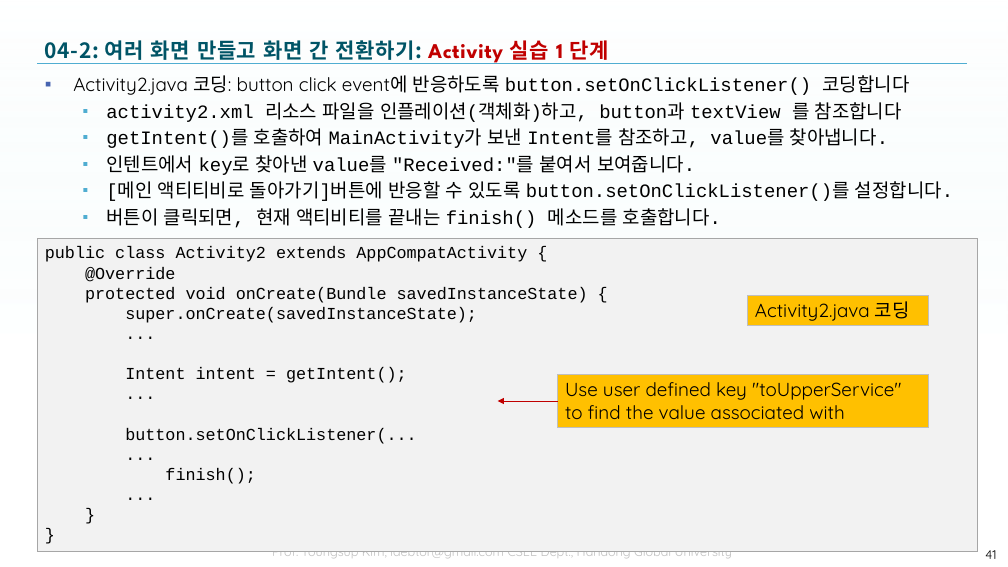
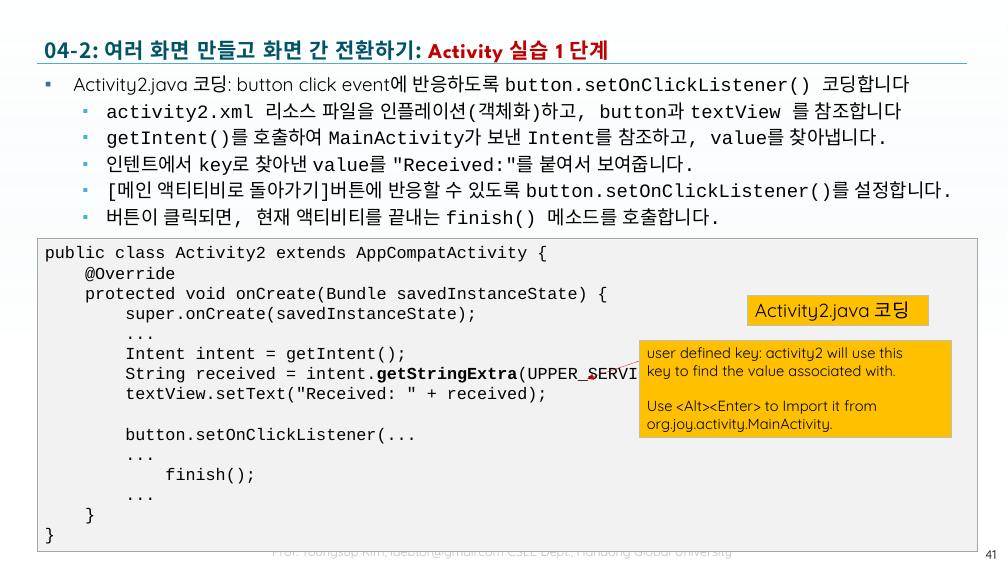
Before and after one commit to tae7841/HuStarAS, a slide deck: slide 41 of ppts/04Activity.pptx. Drawn at 1008x567 pixels with LibreOffice and Linux fonts; fonts in the diff are those of the drawing; background and template pictures are left out. Boxes give left, top, right and bottom in pixels: in the first picture for what was removed or moved away, otherwise in the second. Text is boxed around its words. In the diff, an @@ line names an element or a change of style, - is before the commit and + after.

```diff
--- a/ppts/04Activity.pptx
+++ b/ppts/04Activity.pptx
@@ rectangle "user defined key: activity2 will ...": place and size @@
-rectangle "user defined key: activity2 will ..." at <box>558,374,929,428</box>
+rectangle "user defined key: activity2 will ..." at <box>640,340,952,437</box>
@@ text in rectangle at <box>647,347,902,432</box>: text changed; size 18 to 14 pt @@
-Use user defined key "toUpperService"
-to find the value associated with
+user defined key: activity2 will use this
+key to find the value associated with.
+Use <Alt><Enter> to Import it from
+org.joy.activity.MainActivity.
@@ text in rectangle at <box>125,367,678,403</box>: text changed @@
-...
+String received = intent.getStringExtra(UPPER_SERVICE);
+textView.setText("Received: " + received);
@@ arrow moved from (558, 401) - (498, 401) to (640, 361) - (588, 379) @@
```
Also in this commit, not shown: 5 other slides changed.
